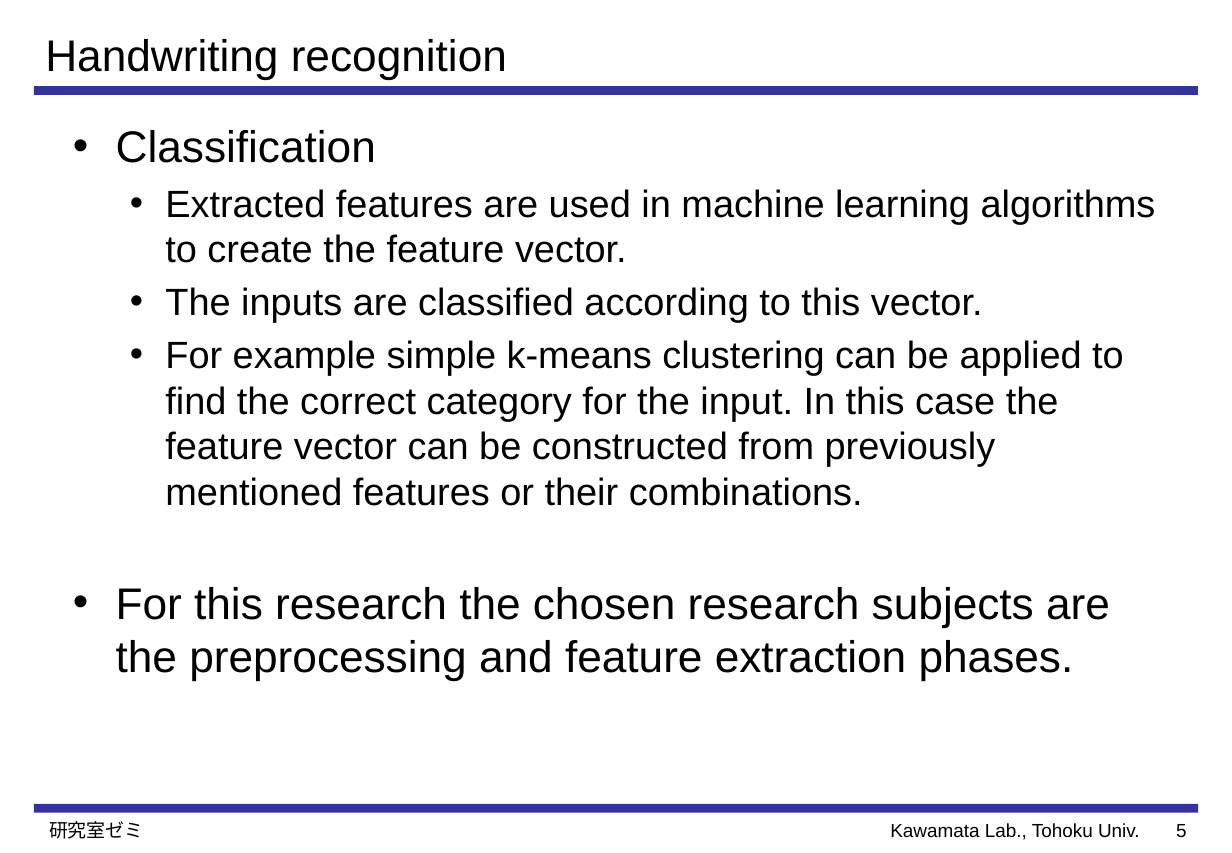
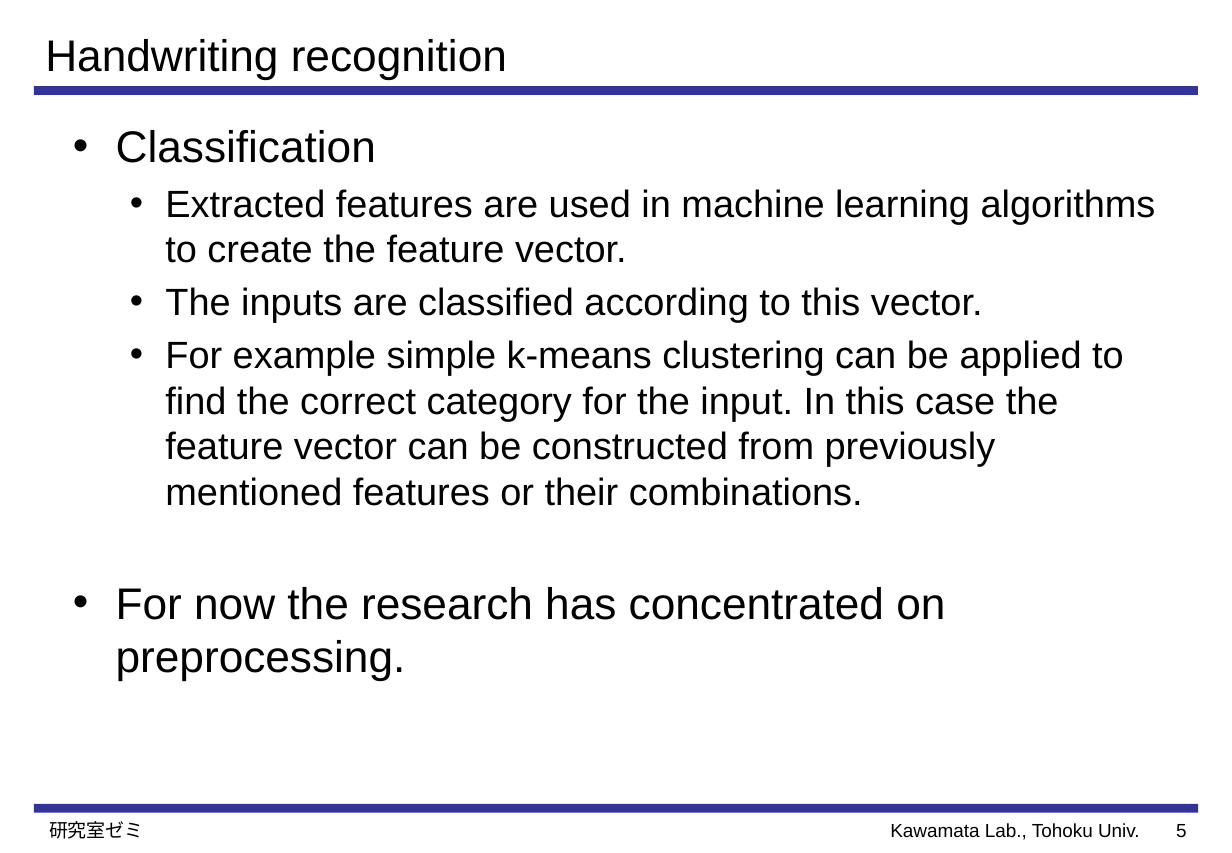
Before and after one commit to Perttu-/Handwriting-recognition, a slide deck: slide 6 of reports & presentations/Preprocessing and Feature Extraction for.pptx. Drawn at 1232x853 pixels with LibreOffice and Linux fonts; fonts in the diff are those of the drawing. Boxes give left, top, right and bottom in pixels: in the first picture for what was removed or moved away, otherwise in the second. Text is boxed around its words. In the diff, an @@ line names an element or a change of style, - is before the commit and + after.

```diff
--- a/reports & presentations/Preprocessing and Feature Extraction for.pptx
+++ b/reports & presentations/Preprocessing and Feature Extraction for.pptx
@@ text at [116, 587, 945, 680]: text changed @@
-• For this research the chosen research subjects are the preprocessing and feature extraction phases.
+• For now the research has concentrated on preprocessing.
```
Also in this commit, not shown: 9 other slides changed, 12 slides added, 11 other files.
